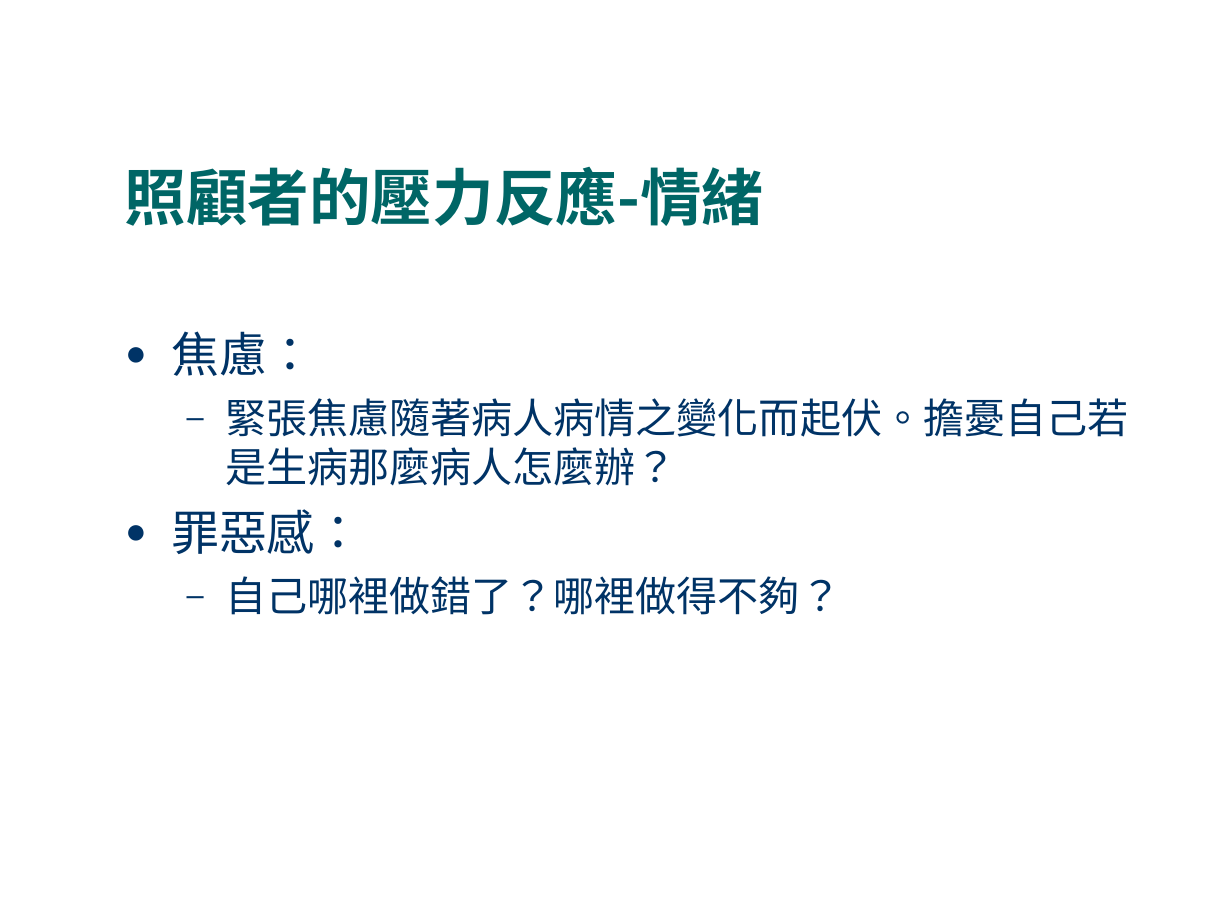
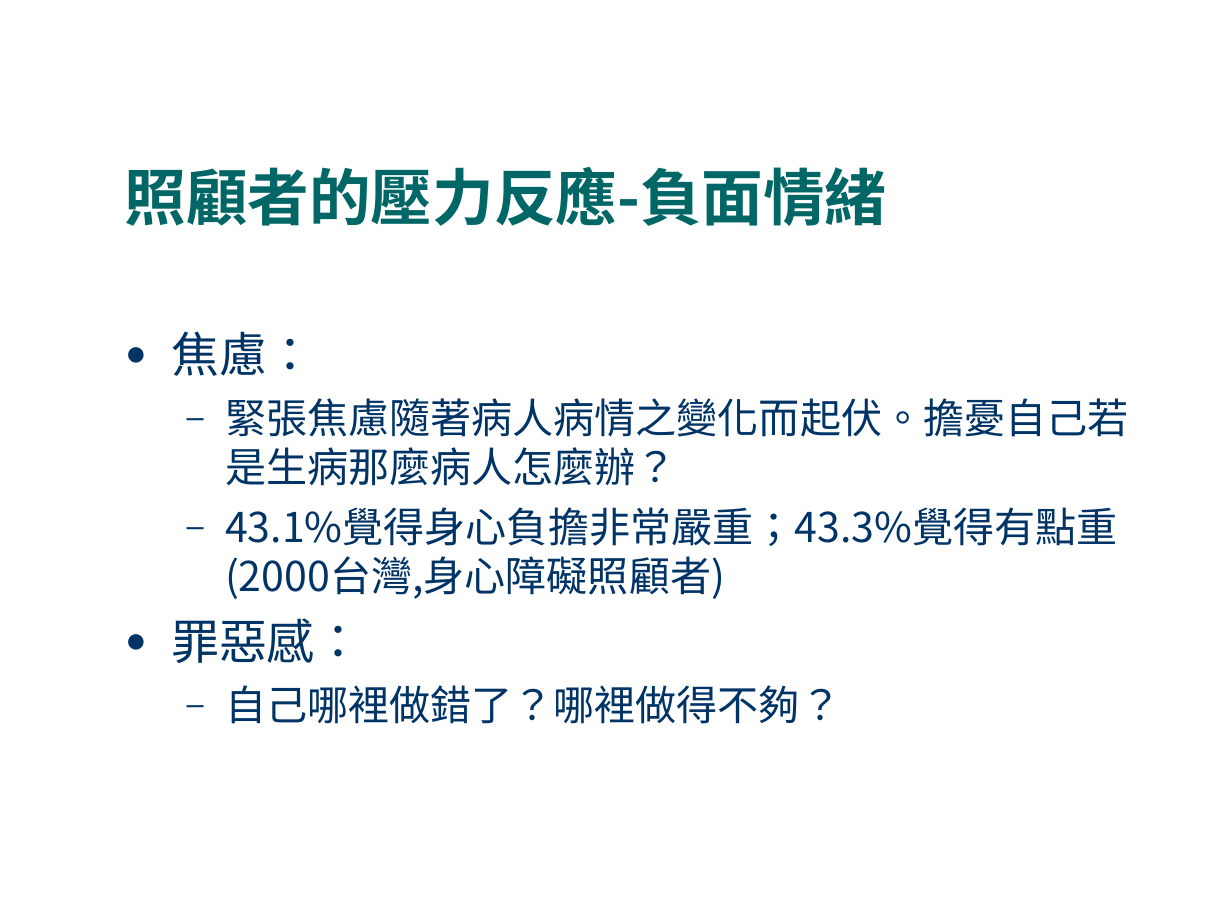
Before and after one commit to fhopecc/stxt, a slide deck: slide 14 of doc/tutorial/home_care.odp (slide 13 before the commit). Drawn at 1232x924 pixels with LibreOffice and Linux fonts; fonts in the diff are those of the drawing. Boxes give left, top, right and bottom in pixels: in the first picture for what was removed or moved away, otherwise in the second. Text is boxed around its words. In the diff, an @@ line names an element or a change of style, - is before the commit and + after.

```diff
--- a/doc/tutorial/home_care.odp
+++ b/doc/tutorial/home_care.odp
@@ title at bbox=[125, 167, 887, 226]: text changed @@
-照顧者的壓力反應-情緒
+照顧者的壓力反應-負面情緒
@@ text at bbox=[225, 507, 1117, 599]: paragraph added @@
+  – 43.1%覺得身心負擔非常嚴重；43.3%覺得有點重(2000台灣,身心障礙照顧者)
```
Also in this commit, not shown: 6 other slides changed, 1 slide added, 2 slides removed.
